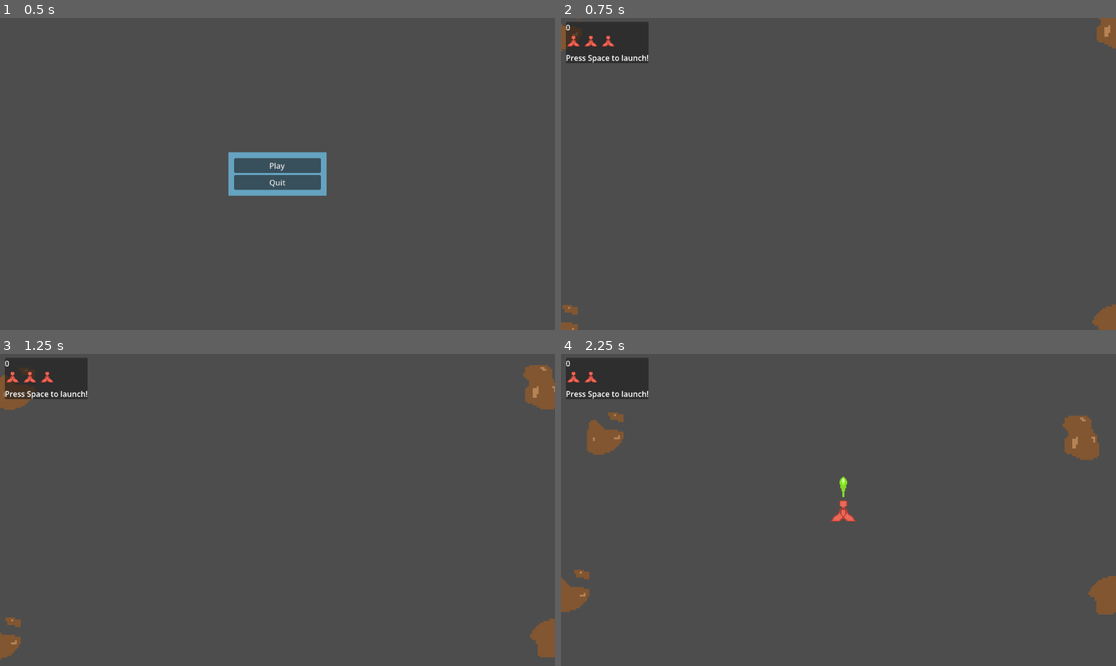
Above: before the commit, frames 1-4 (two rows, left to right).
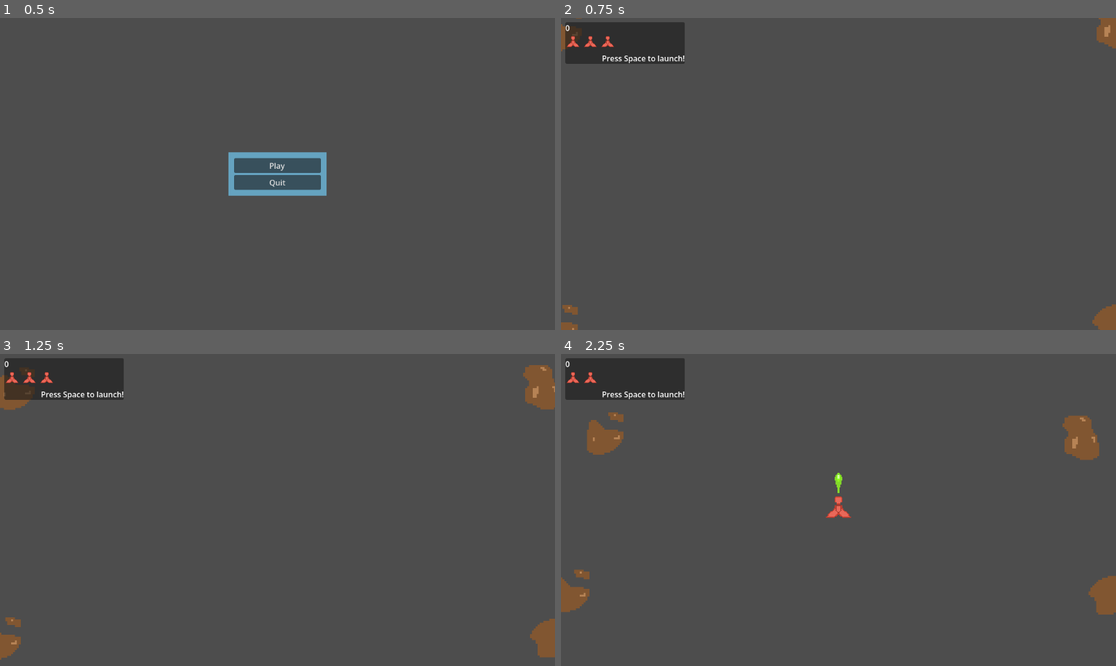
Above: after the commit, the same moments.

Repository: unblinky/space-rocks-plus
Game: Godot game, scene res://Main/Main.tscn
Two runs of this game, one before a commit and one after it. Both use one fixed random seed, a clock stepped at 60 frames per second and the inputs below.
Inputs (mouse positions are in pixels of both pictures, inside the frame that each line leads up to):
- Up to frame 1 (0.5 s): no input
- Up to frame 2 (0.75 s): click "Play" at 0.5 s
- Up to frame 3 (1.25 s): no input
- Up to frame 4 (2.25 s): tap Space (launch_ship) at 1.25, 1.35, 2 s; move the mouse to (960, 494) at 1.27 s; move the mouse to (727, 525) at 2.02 s; click (727, 525) at 2.1 s

Frame 1 is identical in both runs. In frame 2, 1.2% of the frame differs, in the area x 0-23%, y 1-15%; in frame 3, 1.2%; in frame 4, 1.4%, in the area x 0-54%, y 1-54%.

Commit message:
Finishing touches.

Diff:
--- a/Code/Main/Main.tscn
+++ b/Code/Main/Main.tscn
@@ -7,6 +7,8 @@
 script = ExtResource("1")
 
 [node name="PauseMenu" parent="." unique_id=386824250 instance=ExtResource("3_amygn")]
+z_index = 2
+z_as_relative = false
 
 [node name="UfoTimer" type="Timer" parent="." unique_id=536544741]
 wait_time = 10.0
--- a/Code/Player/Player.gd
+++ b/Code/Player/Player.gd
@@ -26,7 +26,7 @@
 		ship = SHIP.instantiate()
 		ship.player = self
 		ship.position = get_viewport().size * 0.5
-		add_child(ship)
+		get_parent().add_child(ship)
 
 func update_score(delta_score):
 	score += delta_score
--- a/Code/Player/Player.tscn
+++ b/Code/Player/Player.tscn
@@ -4,10 +4,12 @@
 [ext_resource type="PackedScene" uid="uid://bhnuy8c5hwrp6" path="res://Player/assets/life.tscn" id="2_q3lat"]
 
 [node name="Player" type="PanelContainer" unique_id=388721277]
-offset_left = 10.0
-offset_top = 8.0
-offset_right = 27.0
-offset_bottom = 35.0
+z_index = 9
+z_as_relative = false
+offset_left = 9.0
+offset_top = 9.0
+offset_right = 257.0
+offset_bottom = 95.0
 script = ExtResource("1_q3lat")
 
 [node name="VBox" type="VBoxContainer" parent="." unique_id=2062923651]
--- a/Code/Rock/Rock.gd
+++ b/Code/Rock/Rock.gd
@@ -30,7 +30,6 @@
 			rock.scale = scale * 0.5
 			get_parent().add_child(rock)
 
-
 func destroy():
 	queue_free()
 
--- a/Code/UFO/UFO.gd
+++ b/Code/UFO/UFO.gd
@@ -7,11 +7,13 @@
 
 var speed: float = 100.0 # px / sec.
 var velocity: Vector2 = Vector2.ZERO
+var point_value: int = 25
 
 func _ready() -> void:
 	# Signal hooks.
 	up_down_timer.timeout.connect(pick_up_down)
 	shoot_timer.timeout.connect(on_shoot)
+	area_entered.connect(on_area_entered)
 
 	# Pick a screen edge.
 	if randi() % 2:
@@ -22,6 +24,23 @@
 		velocity.x = -speed
 
 	position.y = randi_range(0, get_viewport().size.y)
+
+func on_area_entered(other_area: Area2D):
+	if other_area is Bullet:
+		if other_area.player != null:
+			other_area.player.update_score(point_value)
+			other_area.destroy()
+			destroy()
+
+	elif other_area is Ship:
+		## Order matters!?
+		other_area.destroy()
+		other_area.player.check_game_over()
+
+		# If bullet destroys first?
+		if self != null:
+			self.destroy()
+
 
 func on_shoot():
 	var bullet = BULLET.instantiate()
--- a/Code/UFO/UFO.tscn
+++ b/Code/UFO/UFO.tscn
@@ -9,18 +9,17 @@
 [node name="UFO" type="Area2D" unique_id=2117648397]
 script = ExtResource("1_7cik0")
 
+[node name="CollisionShape2D" type="CollisionShape2D" parent="." unique_id=717176997]
+position = Vector2(0, -4)
+shape = SubResource("RectangleShape2D_7cik0")
+
 [node name="Sprite2D" type="Sprite2D" parent="." unique_id=261887991]
 scale = Vector2(0.087890625, 0.087890625)
 texture = ExtResource("2_dw4pw")
 
 [node name="Polygon2D" type="Polygon2D" parent="." unique_id=2091674901]
-visible = false
 color = Color(0.5622843, 0.69647413, 1.1551381e-06, 1)
 polygon = PackedVector2Array(-5, -21, 12, -21, 17, -10, 31, -1, 15, 11, -7, 12, -24, -1, -10, -9)
-
-[node name="CollisionShape2D" type="CollisionShape2D" parent="." unique_id=717176997]
-position = Vector2(0, -4)
-shape = SubResource("RectangleShape2D_7cik0")
 
 [node name="UpDownTimer" type="Timer" parent="." unique_id=1130516417]
 autostart = true
